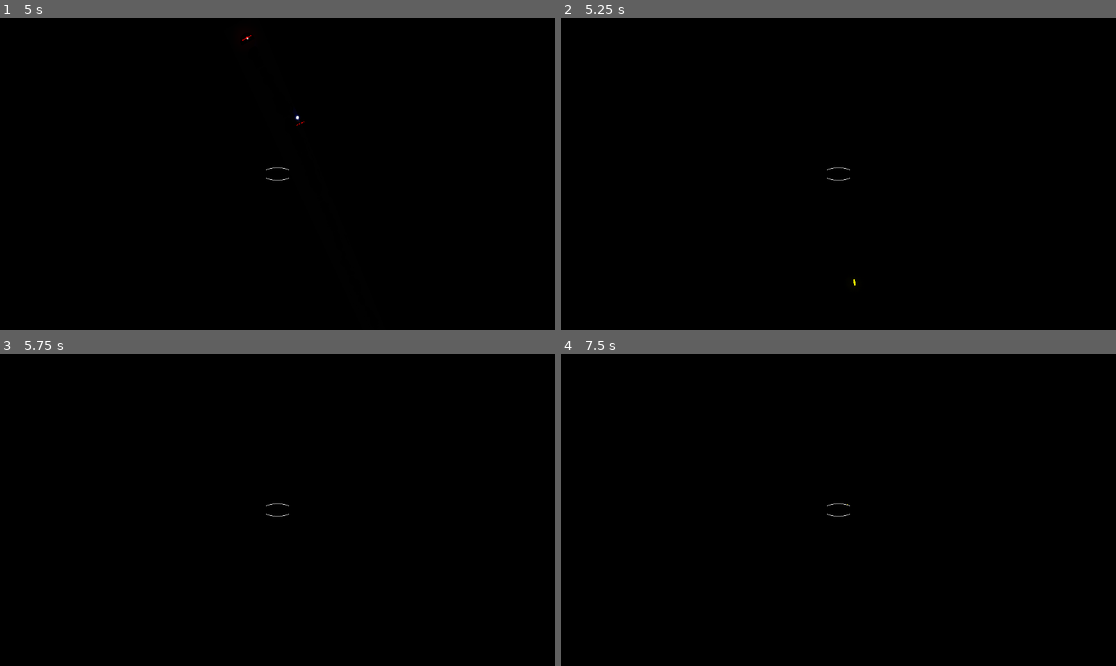
Above: before the commit, frames 1-4 (two rows, left to right).
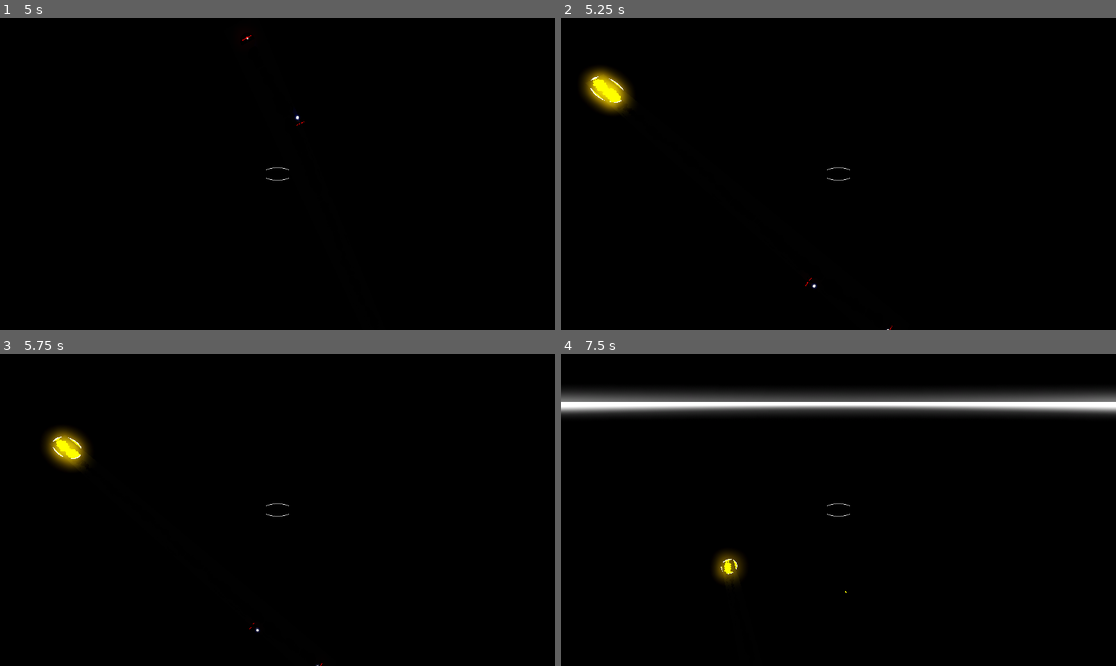
Above: after the commit, the same moments.

Repository: Games4Doritos/UWAGameJam2
Game: Godot game, scene res://Scenes/world.tscn
The game is run twice, just before and just after one commit, with the same random seed, the same clock (stepped at 60 frames per second) and the same inputs. This scene is started directly instead of the project's main scene.
Inputs (mouse positions are in pixels of both pictures, inside the frame that each line leads up to):
- Up to frame 1 (5 s): move the mouse to (305, 174) at 0.52 s; hold W (forward) from 0.53 s (still down); click (305, 174) at 0.6 s; tap Space (jump) at 0.77, 1.52, 3.02, 3.77, 4.52 s; move the mouse to (249, 174) at 1.27 s; tap Shift (run) at 1.35 s; click (249, 174) at 1.55 s; move the mouse to (288, 167) at 2.02 s; click (288, 167) at 2.1 s; move the mouse to (271, 180) at 2.77 s; click (271, 180) at 2.85 s; move the mouse to (316, 177) at 3.52 s; hold Shift (run) 3.53-4.28 s; click (316, 177) at 3.8 s; move the mouse to (233, 170) at 4.27 s; click (233, 170) at 4.35 s
- Up to frame 2 (5.25 s): keep holding W (forward); tap Enter at 5 s; move the mouse to (844, 174) at 5.02 s; click (844, 174) at 5.1 s
- Up to frame 3 (5.75 s): keep holding W (forward)
- Up to frame 4 (7.5 s): move the mouse to (816, 503) at 5.77 s; release W (forward) at 5.78 s; hold D (right) 5.78-6.53 s; tap Shift (run) at 5.85 s; tap Space (jump) at 6.02, 6.77 s; click (816, 503) at 6.05 s; move the mouse to (866, 510) at 6.52 s; hold W (forward) from 6.53 s (still down); click (866, 510) at 6.6 s; move the mouse to (810, 510) at 7.27 s; click (810, 510) at 7.35 s

Frame 1 is identical in both runs. In frame 2, 1.1% of the frame differs, in the area x 3-60%, y 15-100%; in frame 3, 0.9%; in frame 4, 8.2%, in the area x 0-100%, y 11-77%.

Commit message:
fix: gravity flip changing player view
# Problem
When gravity flipped the player faces the opposite direction which feels awkward.

# Solution
Flip the player on the z axis so the player looks in the same direction when gravity flips.

Adjusted controls accordingly.

Diff:
--- a/Scripts/player.gd
+++ b/Scripts/player.gd
@@ -33,7 +33,7 @@
 	yaw.position.y += 0.7 * flip
 
 	#flip view without affecting movement!
-	cam.rotate_x(deg_to_rad(180))
+	cam.rotate_z(deg_to_rad(180))
 
 func hit() -> void:
 	$AudioStreamPlayer3D.play()
@@ -43,7 +43,7 @@
 func _unhandled_input(event: InputEvent) -> void:
 	if event is InputEventMouseMotion:
 		yaw.rotate_y(-event.relative.x * SENSITIVITY * flip)
-		pitch.rotate_x(-event.relative.y * SENSITIVITY)
+		pitch.rotate_x(-event.relative.y * SENSITIVITY * flip)
 		pitch.rotation.x = clamp(pitch.rotation.x, -PI/2, PI/2)
 
 
@@ -76,7 +76,7 @@
 		# As good practice, you should replace UI actions with custom gameplay actions.
 		var input_dir := Input.get_vector("backward", "forward", "left", "right")
 
-		var movement_dir_3d = yaw.basis.x * input_dir.y - flip * yaw.basis.z * input_dir.x * sprintSpeed
+		var movement_dir_3d = flip * yaw.basis.x * input_dir.y - yaw.basis.z * input_dir.x * sprintSpeed
 
 		position += movement_dir_3d * SPEED * delta
 
@@ -88,7 +88,7 @@
 			gun_anim.play("shoot")
 			gun.get_node("AudioStreamPlayer3D").play()
 
-			pitch.rotation.x = clamp(pitch.rotation.x + PI/16, -PI/2, PI/2)
+			pitch.rotation.x = clamp(pitch.rotation.x + PI/16 * flip, -PI/2, PI/2)
 
 	move_and_slide()
 
